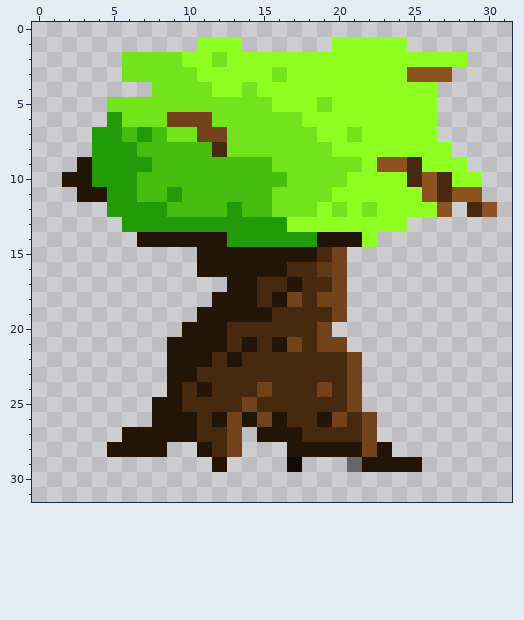
Pixel-art sprite: images/tree.png. The picture above was drawn from the file before the commit.
The file is 32x32 pixels. Colours within 5 levels of each other are drawn and written as one.
And afterwards:
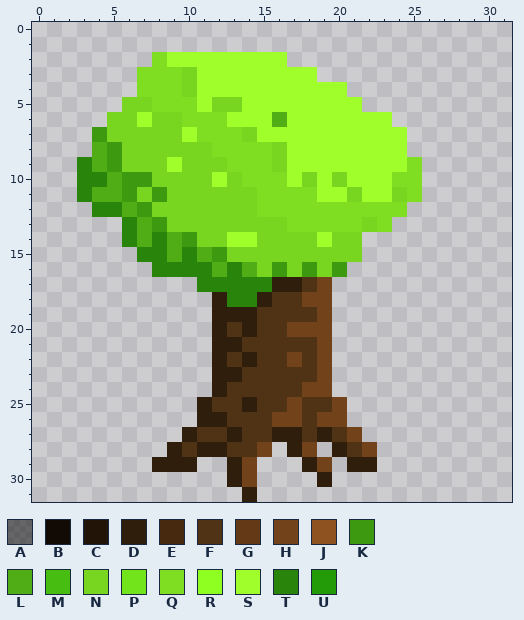
Palette (. is transparent): A #00000080  B #120a04  C #231408  D #301e0d  E #472910  F #503215  G #633916  H #72421a  J #8e5220  K #3c9910  L #50ad15  M #47bc11  N #78d620  P #72e41b  Q #80de22  R #8eff20  S #a0ff2a  T #28840a  U #239a08
Edits made:
@@ x 0..31 @@
  0 ................................
- 1 ...........RRR......RRRRR.......
- 2 ......PPPPRRPRRRRRRRRRRRRRRRR...
- 3 ......PPPPPRRRRRPRRRRRRRRJJJ....
- 4 ........PPPPRRPRRRRRRRRRRRR.....
- 5 .....PPPPPPPPPPPRRRPRRRRRRR.....
- 6 .....UPPPHHHPPPPPPRRRRRRRRR.....
- 7 ....UUMUMPPHHPPPPPPRRPRRRRR.....
- 8 ....UUUMMMMMEPPPPPPPRRRRRRRR....
- 9 ...CUUUUMMMMMMMMPPPPPPRJJERRR...
-10 ..CCUUUMMMMMMMMMMPPPPRRRREJERR..
-11 ...CCUUMMUMMMMMMPPPPRRRRRRJEJJ..
-12 .....UUUUMMMMUMMPPPRPRPRRRRJ.EJ.
-13 ......UUUUUUUUUUURRRRRRRR.......
-14 .......CCCCCCUUUUUUCCCR.........
-15 ...........CCCCCCCCEH...........
-16 ...........CCCCCCEEGH...........
-17 .............CCEECEEH...........
-18 ............CCCECHEHH...........
-19 ...........CCCCCEEEEH...........
-20 ..........CCCEEEEEEH............
-21 .........CCCCECECHEHH...........
-22 .........CCCECEEEEEEEH..........
-23 .........CCEEEEEEEEEEH..........
-24 .........CECEEEHEEEHEH..........
-25 ........CCEEEEHEEEEEEH..........
-26 ........CCCECHCHCEECHEH.........
-27 ......CCCCCEEH.CCCEEEEH.........
-28 .....CCCC..CEH...CCCCCHC........
-29 ............C....B...ACCCC......
-30 ................................
-31 ................................
+ 1 ................................
+ 2 ........QSSSSSSSS...............
+ 3 .......QQQNSSSSSSSS.............
+ 4 .......QQQNSSSSSSSSSS...........
+ 5 ......NNQQQSNNSSSSSSSS..........
+ 6 .....NNSNNQQQSSSLSSSSSSS........
+ 7 ....KNNNNNSQQQNSSSSSSSSSS.......
+ 8 ....LKNNNNNNQQQQNSSSSSSSS.......
+ 9 ...TLKNNNSNNNQQQNSSSSSSSSQ......
+10 ...TTLKKNNNNSNQQQSNSNSSSQQ......
+11 ...TLLKNKNNNNNNQQQQSSNSSNQ......
+12 ....TTLKNNNNNNNQQQQQQQQQQ.......
+13 ......TLKNNNNNNNNQQQQQNQ........
+14 ......TLTLKNNSSNNNNSNN..........
+15 .......TTLTLKNNNNNNNNN..........
+16 ........TTTTLTLNKNKNK...........
+17 ...........TTTTTDDFH............
+18 ............DTTDFFHH............
+19 ............DDDFFFFH............
+20 ............DFDFFHHH............
+21 ............DDFFFFFH............
+22 ............DFDFFHFH............
+23 ............DDFFFFFH............
+24 ............DFFFFFHH............
+25 ...........DFFDFFHFFH...........
+26 ...........DDFFFHHFHH...........
+27 ..........DFFDFFDDFDFH..........
+28 .........DFDDFFH.DH.DFH.........
+29 ........DDD..DH...DH.DD.........
+30 .............DH....D............
+31 ..............D.................
